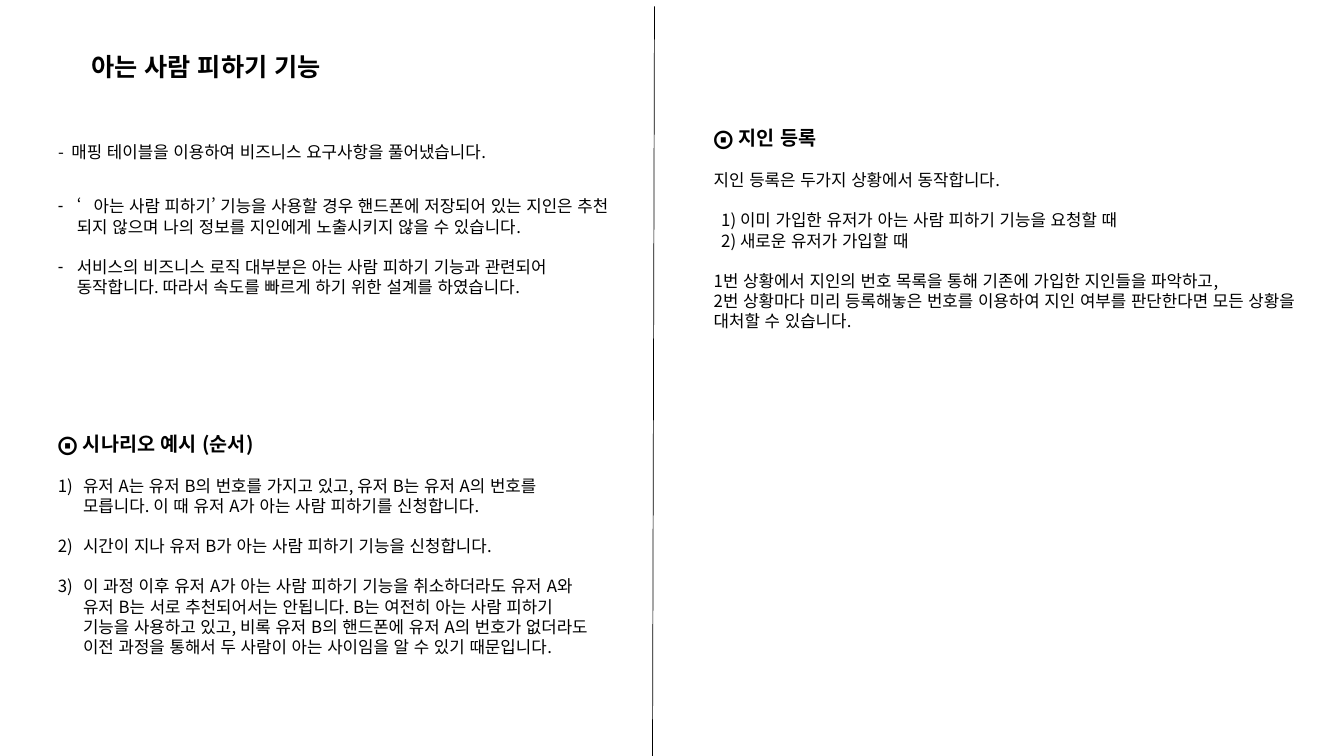
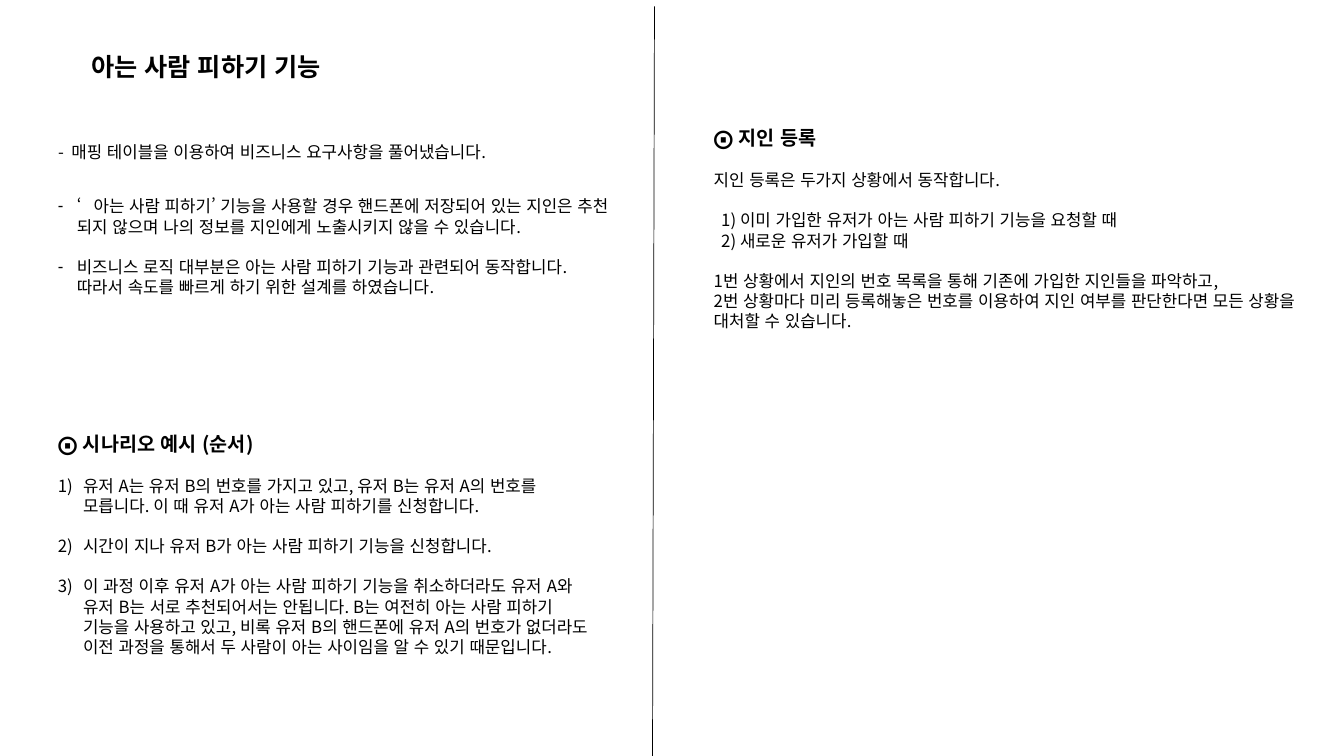
Before and after one commit to ohjinhokor/PortFolio, a slide deck: slide 4 of 오진호 포트폴리오.pptx. Drawn at 1344x756 pixels with LibreOffice and Linux fonts; fonts in the diff are those of the drawing; background and template pictures are left out. Boxes give left, top, right and bottom in pixels: in the first picture for what was removed or moved away, otherwise in the second. Text is boxed around its words. In the diff, an @@ line names an element or a change of style, - is before the commit and + after.

```diff
--- a/오진호 포트폴리오.pptx
+++ b/오진호 포트폴리오.pptx
@@ text at (77, 259, 568, 295): text changed @@
-– 서비스의 비즈니스 로직 대부분은 아는 사람 피하기 기능과 관련되어 동작합니다. 따라서 속도를 빠르게 하기 위한 설계를 하였습니다.
+– 비즈니스 로직 대부분은 아는 사람 피하기 기능과 관련되어 동작합니다. 따라서 속도를 빠르게 하기 위한 설계를 하였습니다.
```
Also in this commit, not shown: 5 other slides changed, 2 other files.
